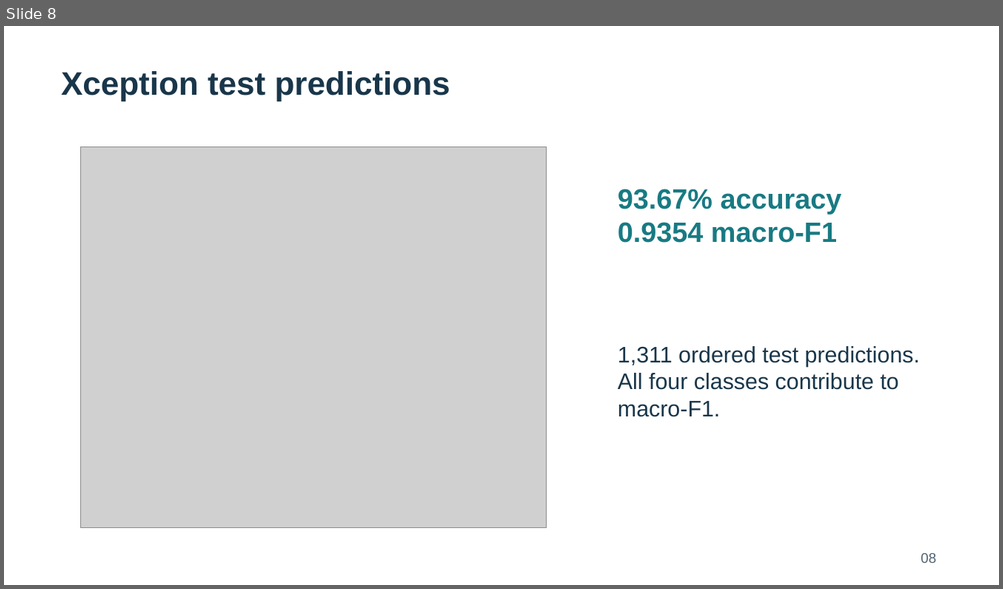
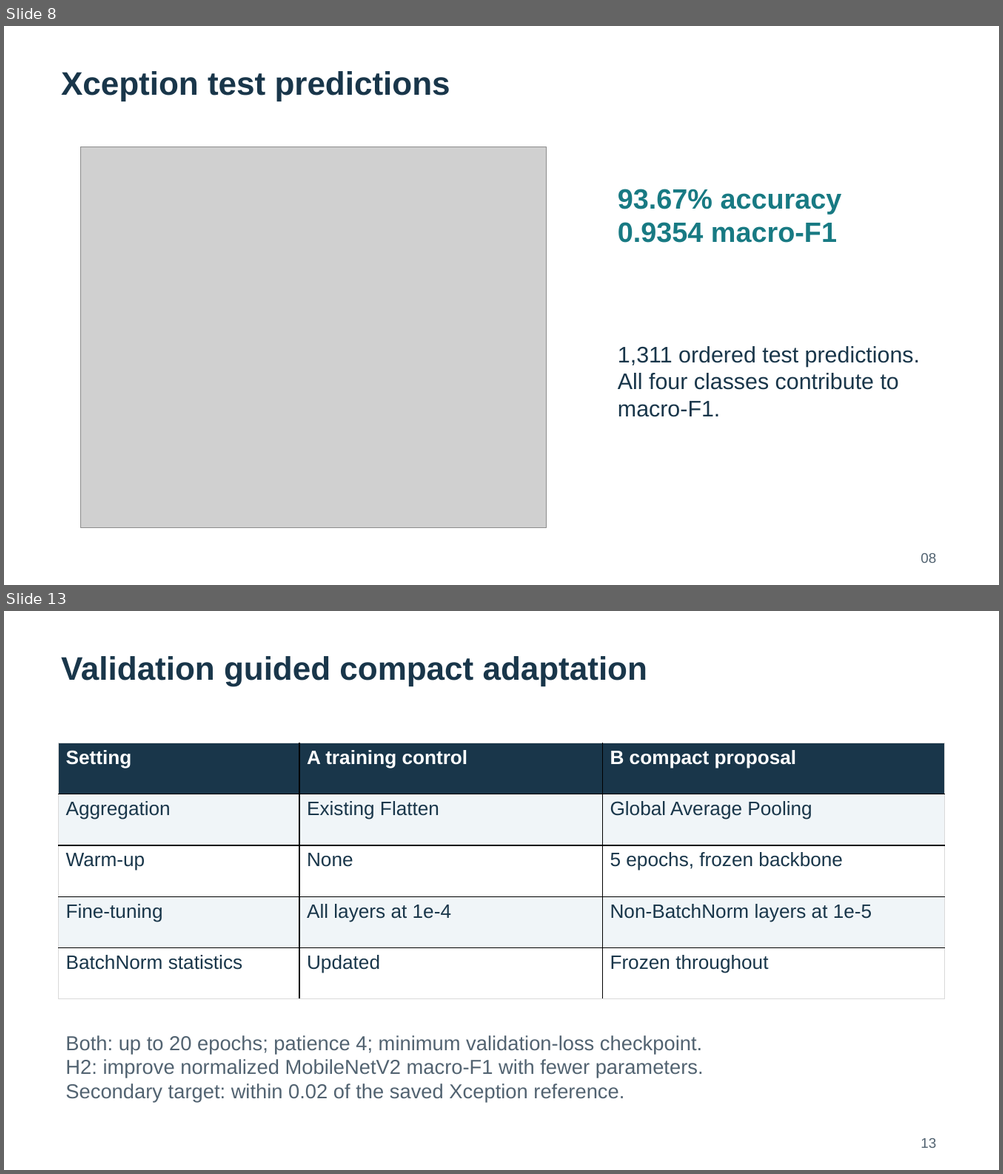
Before and after one commit to visheshrao17/ComputerVision_Prj, a slide deck: deliverables/final_evaluation/Brain_MRI_Final_Presentation.pptx. Shown one above the other, each under a label of ours: slide 8 before the commit, slides 8 and 13 after it; the slides between them are not shown. The pictures are 1003x589 and 1003x1174 pixels, drawn with LibreOffice and Linux fonts; fonts in the diff are those of the drawing; grey boxes stand for pictures. Boxes give left, top, right and bottom in pixels: in the first picture for what was removed or moved away, otherwise in the second. Text is boxed around its words. In the diff, an @@ line names an element or a change of style, - is before the commit and + after.

Commit message:
Add compact staged fine-tuning and verified final evaluation results

```diff
--- a/deliverables/final_evaluation/Brain_MRI_Final_Presentation.pptx
+++ b/deliverables/final_evaluation/Brain_MRI_Final_Presentation.pptx
@@ slide 13 added at box(4, 611, 999, 1170), background #FFFFFF @@
@@ text added at box(61, 656, 647, 686), 31.5 pt, text #19364A, bold @@
+Validation guided compact adaptation
@@ table added at box(59, 743, 944, 999), 5 rows, 3 columns @@
+Setting | A training control | B compact proposal
+Aggregation | Existing Flatten | Global Average Pooling
+Warm-up | None | 5 epochs, frozen backbone
+Fine-tuning | All layers at 1e-4 | Non-BatchNorm layers at 1e-5
+BatchNorm statistics | Updated | Frozen throughout
@@ text added at box(65, 1036, 703, 1102), 19.5 pt, text #526371 @@
+Both: up to 20 epochs; patience 4; minimum validation-loss checkpoint.
+H2: improve normalized MobileNetV2 macro-F1 with fewer parameters.
+Secondary target: within 0.02 of the saved Xception reference.
@@ text added at box(920, 1139, 936, 1148), 13.5 pt, text #526371 @@
+13
```
Also in this commit, not shown: 6 slides changed, 5 other slides added, 3 slides removed, 47 other files.
